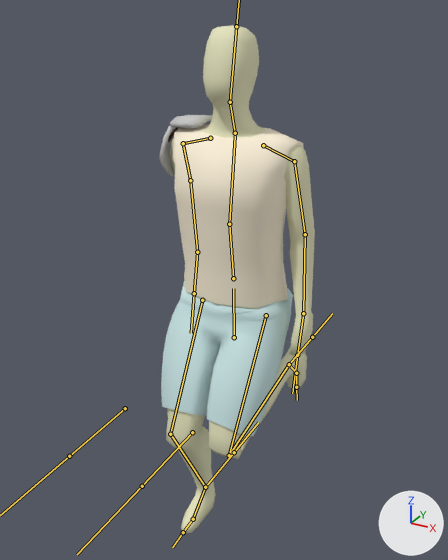
The FBX model Awful Summer Jam 19/Assets/Models/Characters/Man.fbx, before and after one commit.
Rendered twice from a 50 mm camera at (0.794, -1.492, 1.658) aimed at (-0.053, 0.047, 0.888). Arrows for +X, +Y and +Z are at lower right; the lights stay in place. Both versions are drawn at frame 1 of the action 'Skeleton|RightArmStab'; the numbers are the values there. The bones that bend it are drawn over the model as lines.
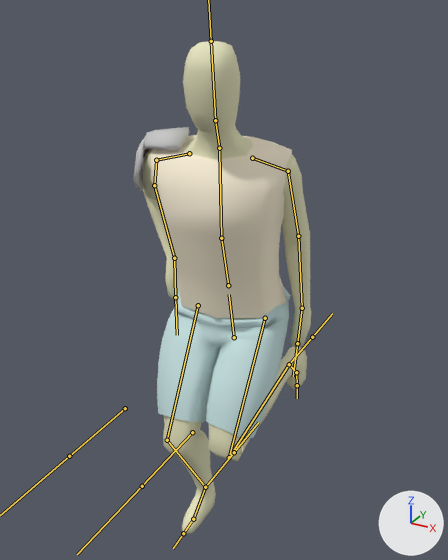
Location of each change, (x1, y1, x2, y2) in pixels of the pictures (448 x 560 px):
'Cube.009', posed (7% wider): before (172, 124, 304, 308); after (151, 135, 292, 318)
'Cube', posed (13% wider): before (166, 25, 315, 533); after (142, 41, 311, 534)
'Cube.010', posed: before (161, 281, 293, 436); after (157, 287, 291, 438)
'Cube.013', posed: before (159, 115, 212, 176); after (133, 127, 189, 191)
bone 'Hips', root to tip: before (234, 337) to (233, 288); after (234, 337) to (229, 294)
bone 'Belly', root to tip: before (233, 278) to (229, 224); after (228, 285) to (221, 238)
bone 'Chest', root to tip: before (229, 224) to (235, 136); after (221, 238) to (219, 151)
bone 'Head', root to tip: before (230, 102) to (236, 26); after (215, 120) to (211, 41)
bone 'UpLeg.L', root to tip: before (266, 315) to (229, 455); after (265, 318) to (229, 457)
bone 'UpLeg.R', root to tip: before (202, 300) to (170, 434); after (198, 305) to (167, 440)

The edits, one by one:
Bone 'Hips' (bone_hips) turns from (0, 0, 0) to (12, 6, 0) degrees about its own x, y and z.
Bone 'Belly' (bone_belly) turns from (0, 0, 0) to (0, 5, -2) degrees about its own x, y and z.
Bone 'Chest' (bone_chest) turns from (0, 0, 0) to (0, 6, -1) degrees about its own x, y and z.
Bone 'Head' (bone_head) turns from (-12, 0, 0) to (0, 0, 0) degrees about its own x, y and z.
Bone 'UpLeg.L' (bone_upleg_l) turns from (26, 0, -4) to (36, 6, -4) degrees about its own x, y and z.
Bone 'UpLeg.R' (bone_upleg_r) turns from (26, -1, 3) to (36, 5, 4) degrees about its own x, y and z.
